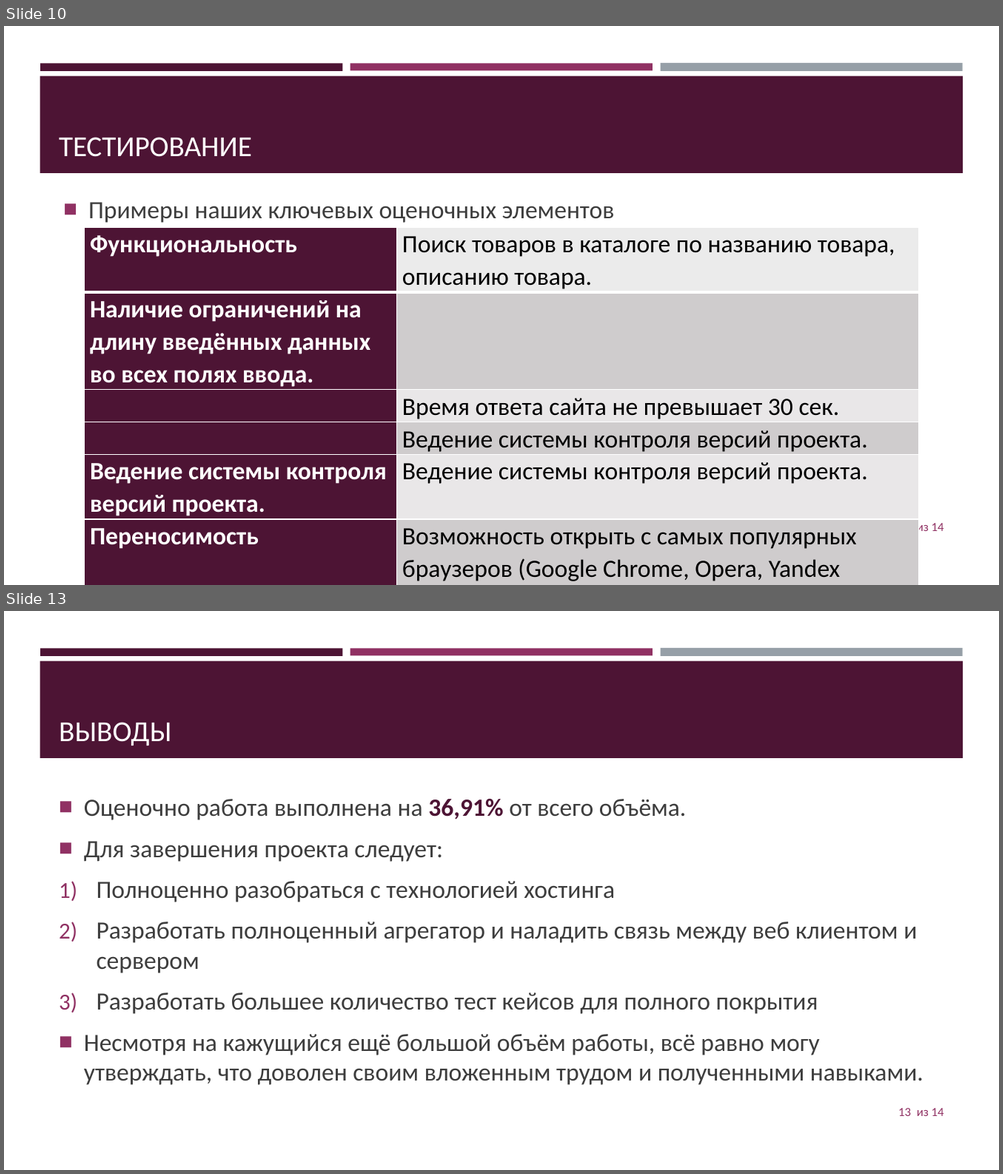
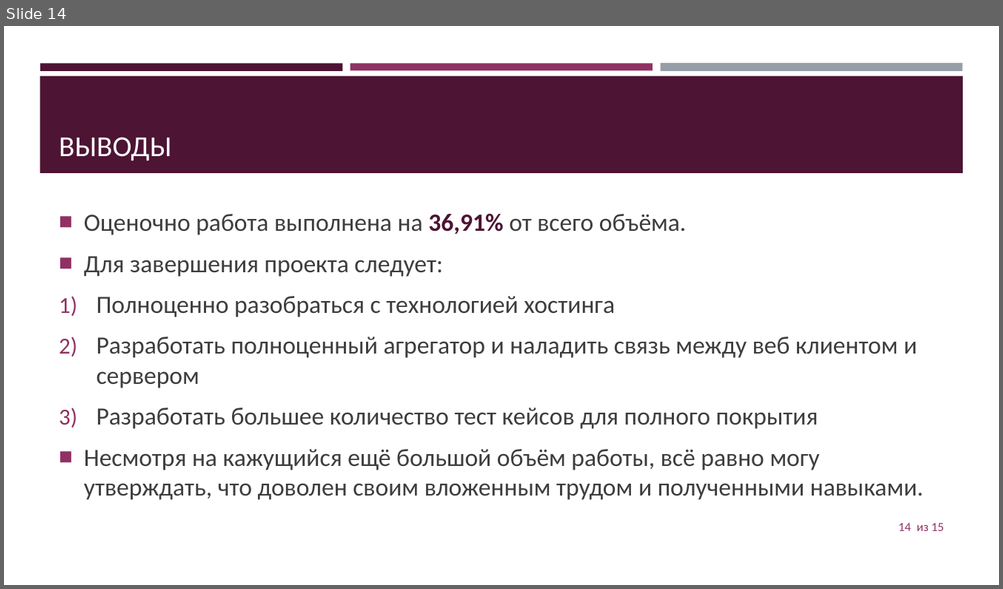
Before and after one commit to jecsonM/MDKmyWORKasAstudent, a slide deck: Сайт для компании «Кисловодск-строй».pptx. Shown one above the other, each under a label of ours: slides 10 and 13 before the commit, slide 14 after it; the slides between them are not shown. The pictures are 1003x1174 and 1003x589 pixels, drawn with LibreOffice and Linux fonts; fonts in the diff are those of the drawing. Boxes give left, top, right and bottom in pixels: in the first picture for what was removed or moved away, otherwise in the second. Text is boxed around its words. In the diff, an @@ line names an element or a change of style, - is before the commit and + after.

```diff
--- a/Сайт для компании «Кисловодск-строй».pptx
+++ b/Сайт для компании «Кисловодск-строй».pptx
@@ slide 10 removed at box(4, 26, 999, 585), background #FFFFFF; not listed: 4 template elements that a slide beside it also shows @@
@@ title removed at box(59, 137, 252, 157) @@
-ТЕСТИРОВАНИЕ
@@ text removed at box(88, 202, 614, 223) @@
-■ Примеры наших ключевых оценочных элементов
@@ table removed at box(85, 227, 919, 585), 6 rows, 2 columns @@
-Функциональность | Поиск товаров в каталоге по названию товара, описанию товара.
-Наличие ограничений на длину введённых данных во всех полях ввода. | 
- | Время ответа сайта не превышает 30 сек.
- | Ведение системы контроля версий проекта.
-Ведение системы контроля версий проекта. | Ведение системы контроля версий проекта.
-Переносимость | Возможность открыть с самых популярных браузеров (Google Chrome, Opera, Yandex Browser, Mozilla Firefox).
@@ page number removed at box(901, 520, 944, 534) @@
-10 из 14
@@ what was slide 13 is now slide 14 @@
@@ page number at box(898, 523, 944, 531): text changed @@
-13 из 14
+14 из 15
```
Also in this commit, not shown: 5 slides changed, 2 slides added, 4 other files.
